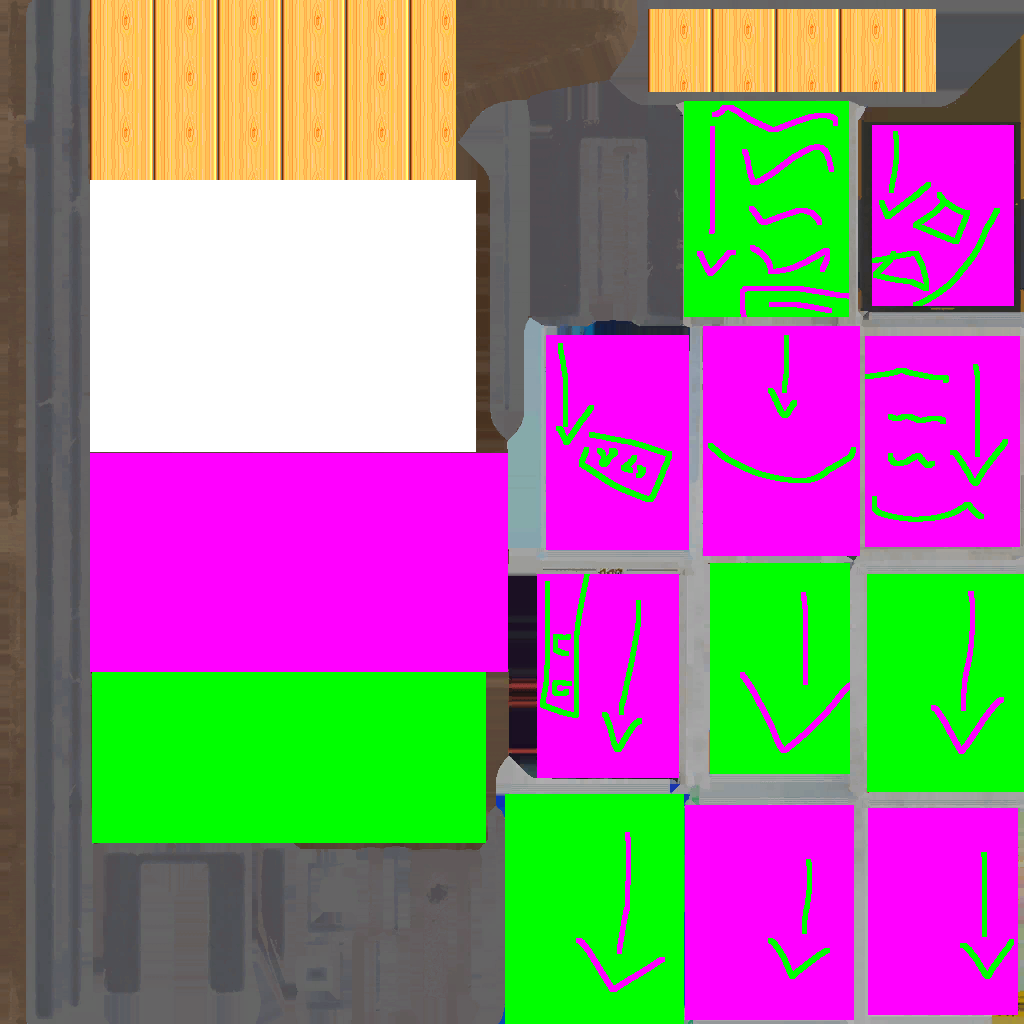
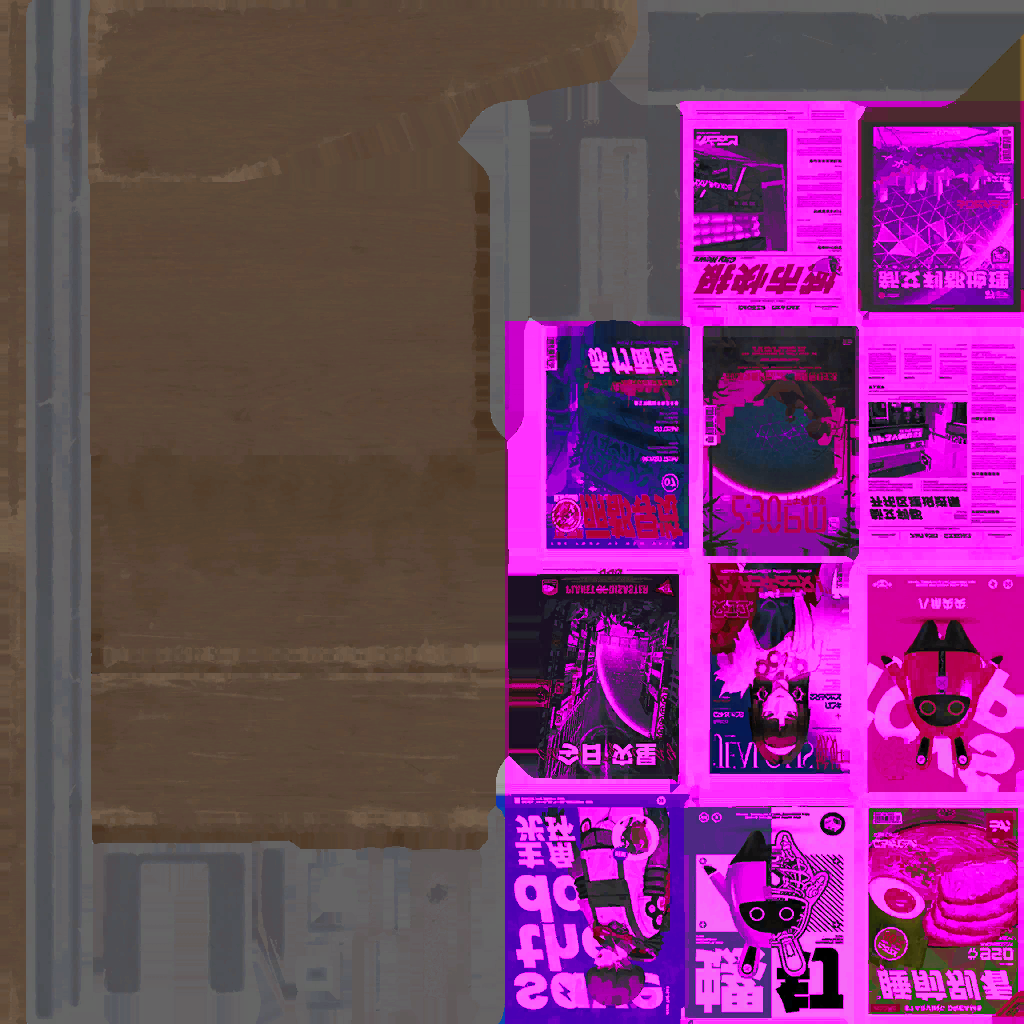
Before/after of a 1024×1024 layered artwork. What changed in the layer stack:
removed layer "Front Mask" over [90, 0, 1024, 1024]
removed group "Shelve2" (4 layers) over [90, 0, 508, 843]
renamed "Newpaper 2" to "Mod", moved it out of group "Magazine Mod", painted on it over [505, 101, 1024, 1024]
removed layer "Other dome" from group "Magazine Mod" over [872, 125, 1014, 306]
removed layer "Shop" from group "Magazine Mod" over [546, 335, 689, 550]
removed layer "Dome" from group "Magazine Mod" over [703, 326, 860, 556]
removed layer "Newspaper" from group "Magazine Mod" over [865, 336, 1020, 547]
removed layer "City" from group "Magazine Mod" over [537, 574, 679, 778]
removed layer "Red Boo" from group "Magazine Mod" over [867, 574, 1024, 792]
removed layer "IDK" from group "Magazine Mod" over [505, 794, 684, 1024]
removed layer "Anatomy" from group "Magazine Mod" over [685, 805, 854, 1020]
removed layer "Woman" from group "Magazine Mod" over [710, 563, 850, 774]
removed layer "Ramen" from group "Magazine Mod" over [868, 808, 1018, 1015]
renamed "Shelve2 Unused" to "Dup", moved it out of group "Shelve2", painted on it over [90, 0, 1024, 1024]
removed layer "Shelve2 Side" from group "Shelve2" over [90, 0, 456, 180]
removed layer "Shelve2 Even" from group "Shelve2" over [90, 453, 508, 672]
removed layer "Shelve2 Uneven" from group "Shelve2" over [92, 672, 486, 843]
removed layer "Shelve1 Top" over [648, 9, 936, 92]
removed group "Magazine Mod" (11 layers) over [505, 101, 1024, 1024]
